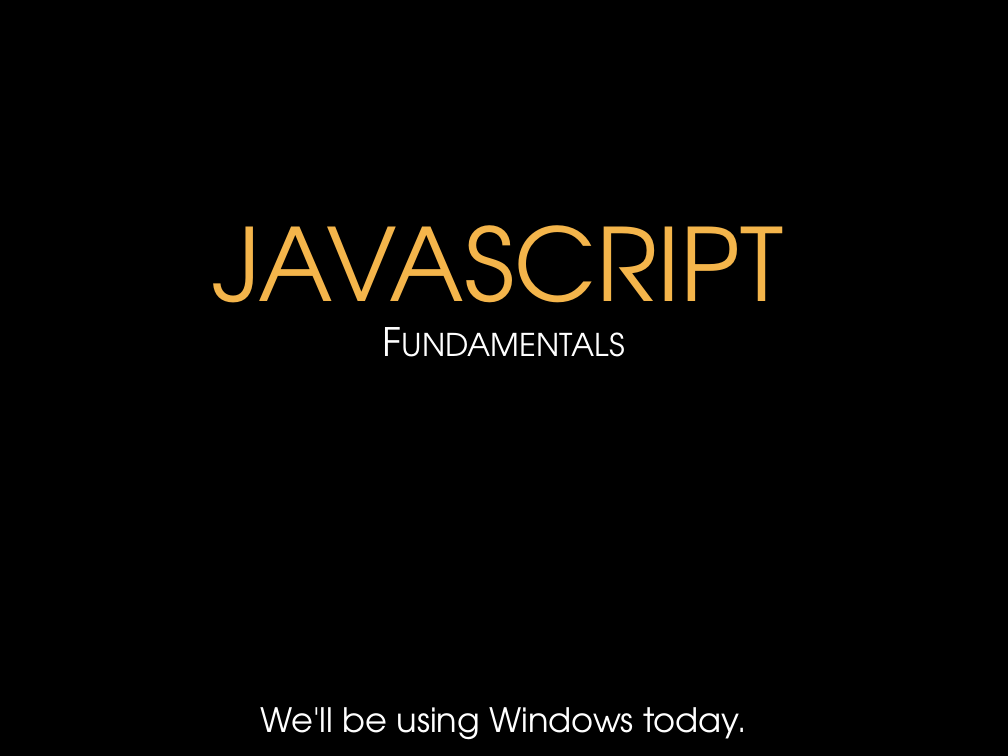
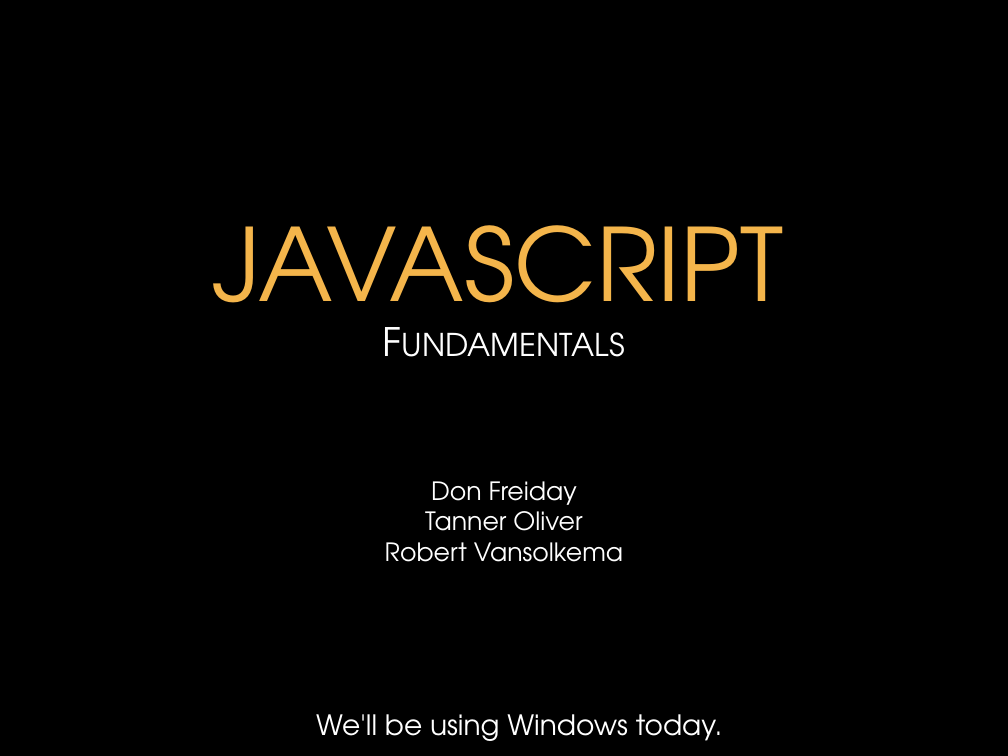
Before and after one commit to donfreiday/cpsc330-js, a slide deck: slide 1 of Javascript.pptx. Drawn at 1008x756 pixels with LibreOffice and Linux fonts; fonts in the diff are those of the drawing; background and template pictures are left out. Boxes give left, top, right and bottom in pixels: in the first picture for what was removed or moved away, otherwise in the second. Text is boxed around its words. In the diff, an @@ line names an element or a change of style, - is before the commit and + after.

```diff
--- a/Javascript.pptx
+++ b/Javascript.pptx
@@ text added at <box>385,481,623,562</box>, 18 pt, text #FFFFFF @@
+Don Freiday
+Tanner Oliver
+Robert Vansolkema
@@ text "We'll be using Windows today.": place and size @@
-text "We'll be using Windows today." at <box>260,707,747,740</box>
+text "We'll be using Windows today." at <box>316,714,722,741</box>
@@ text "We'll be using Windows today." at <box>316,714,722,741</box>: size 24 to 20 pt @@
```
Also in this commit, not shown: 17 other slides changed, 1 other file.
